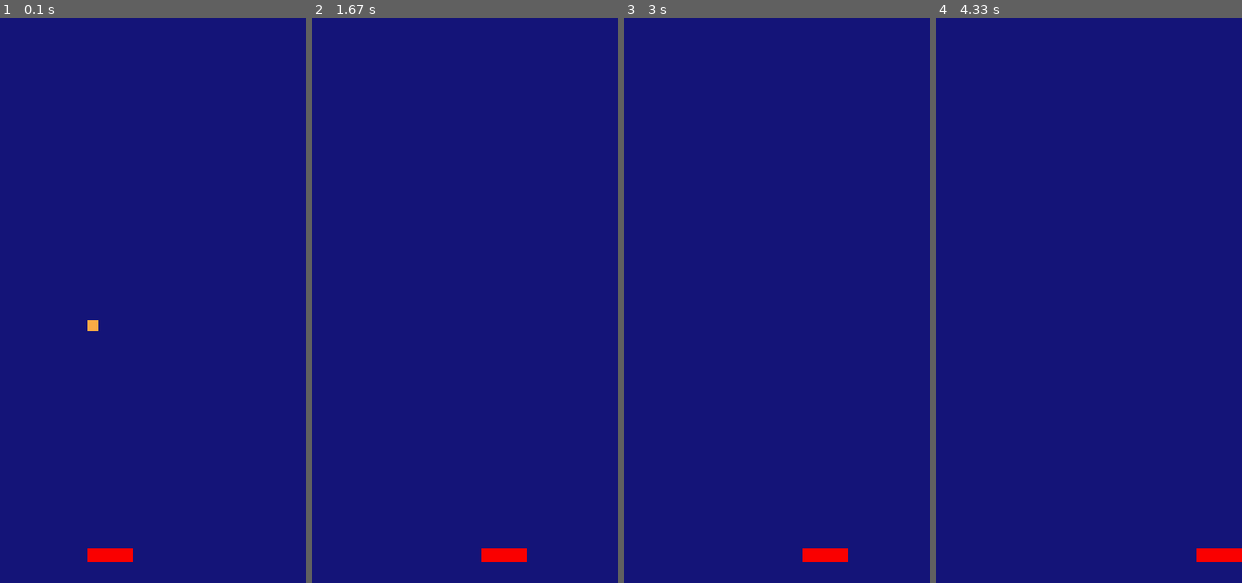
Above: before the commit, frames 1-4 (left to right).
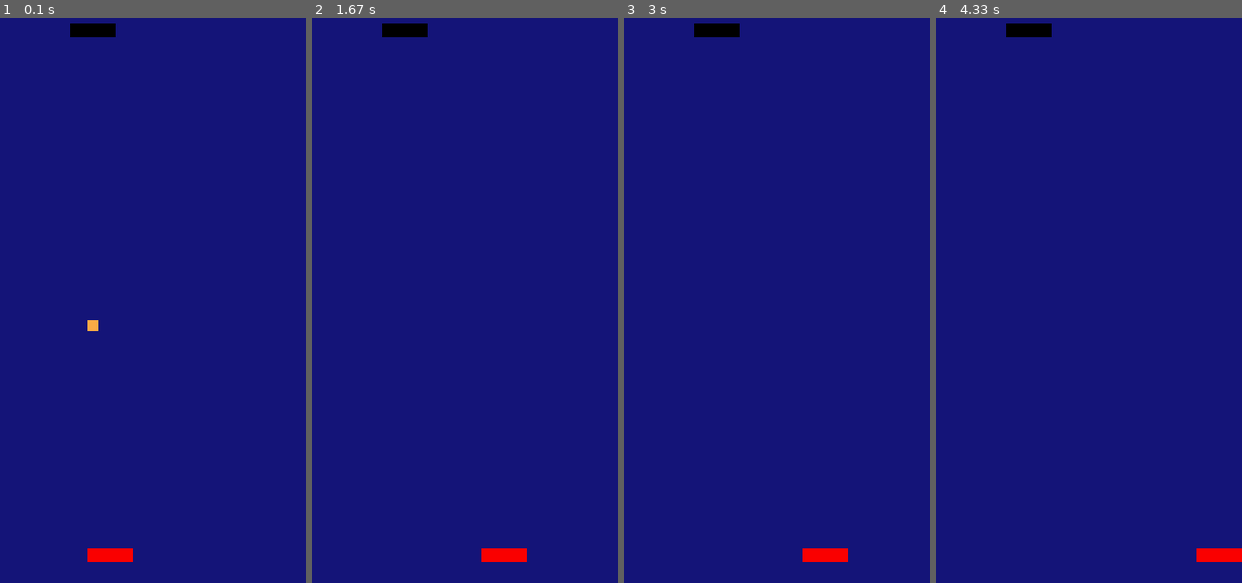
Above: after the commit, the same moments.

Repository: 99mini/pygame_study
Game: pygame game, started from pingpong/main.py
Same seed, same stepped clock (60 frames per second), same inputs: the game is played once before the commit and once after it.
Inputs:
- Up to frame 1 (0.1 s): no input
- Up to frame 2 (1.67 s): hold Right 0.33-0.8 s; hold Right 0.83-1.3 s; hold Left from 1.33 s (still down)
- Up to frame 3 (3 s): release Left at 1.87 s; hold Left 1.9-2.3 s; hold Right 2.33-2.97 s
- Up to frame 4 (4.33 s): hold Left 3-3.47 s; hold Right 3.5-3.97 s; hold Right from 4 s (still down)

The runs differ from the first frame. In frame 1, 0.4% of the frame differs, in the area x 22-38%, y 0-4%; in frame 2, 0.4%; in frame 3, 0.4%; in frame 4, 0.4%.

Commit message:
add: 핑퐁 게임 적 만들기

Diff:
--- a/pingpong/ball.py
+++ b/pingpong/ball.py
@@ -12,5 +12,14 @@
         self.rect.x += self.dx
         self.rect.y += self.dy
 
+        if self.rect.left < 0:
+            self.dx *= -1
+            self.rect.left = 0
+            self.bounce_sound.play()
+        elif self.rect.right > SCREEN_WIDHT:
+            self.dx *= -1
+            self.rect.right = SCREEN_WIDHT
+            self.bounce_sound.play()
+
     def draw(self, screen):
         pygame.draw.rect(screen, ORANGE, self.rect)
--- /dev/null
+++ b/pingpong/enemy.py
@@ -0,0 +1,31 @@
+import pygame
+
+from constants import *
+from ball import Ball
+
+
+class Enemy():
+    def __init__(self, pong_sound):
+        self.rect = pygame.Rect(int(SCREEN_WIDHT/2),25,50,15)
+        self.pong_sound = pong_sound
+
+    def update(self,ball:Ball):
+        if self.rect.centerx > ball.rect.centerx:
+            diff = self.rect.centerx - ball.rect.centerx
+            if diff <= 4:
+                self.rect.centerx = ball.rect.centerx
+            else:
+                self.rect.x -= 4
+        elif self.rect.centerx < ball.rect.centerx:
+            diff = ball.rect.centerx - self.rect.centerx
+            if diff <= 4:
+                self.rect.centerx = ball.rect.centerx
+            else:
+                self.rect.x += 4
+        if self.rect.colliderect(ball.rect):
+            ball.dy *= -1
+            ball.rect.top = self.rect.bottom
+            self.pong_sound.play()
+
+    def draw(self,screen):
+        pygame.draw.rect(screen,BLACK, self.rect)
--- a/pingpong/game.py
+++ b/pingpong/game.py
@@ -5,6 +5,7 @@
 
 from constants import BLUE
 from ball import Ball
+from enemy import Enemy
 from player import Player
 
 
@@ -21,6 +22,10 @@
 
         self.ball = Ball(bounce_sound)
         self.player = Player(ping_sound)
+        self.enemy = Enemy(pong_sound)
+
+        self.player_score = 0
+        self.enemy_score = 0
 
     def process_events(self):
         for event in pygame.event.get():
@@ -37,6 +42,7 @@
     def run_logic(self):
         self.ball.update()
         self.player.update(self.ball)
+        self.enemy.update(self.ball)
 
     def display_message(self,screen, message, color):
         pass
@@ -45,6 +51,7 @@
         screen.fill(BLUE)
         self.ball.draw(screen)
         self.player.draw(screen)
+        self.enemy.draw(screen)
 
 
 
--- a/pingpong/player.py
+++ b/pingpong/player.py
@@ -1,5 +1,7 @@
+import random
 import pygame
 from constants import *
+from ball import Ball
 
 class Player():
     def __init__(self, ping_sound) -> None:
@@ -7,13 +9,20 @@
         self.ping_sound = ping_sound
         self.dx = 0
 
-    def update(self, ball):
+    def update(self, ball:Ball):
 
         if self.rect.left <= 0 and self.dx < 0:
             self.dx = 0
         elif self.rect.right >= SCREEN_WIDHT and self.dx > 0:
             self.dx = 0
 
+        # 플레이어가 공이랑 충돌한 경우
+        if self.rect.colliderect(ball.rect):
+            ball.dx = random.randint(-5,5)
+            ball.dy *= -1
+            ball.rect.bottom = self.rect.top
+            self.ping_sound.play()
+
         self.rect.x += self.dx
 
     def draw(self,screen):
